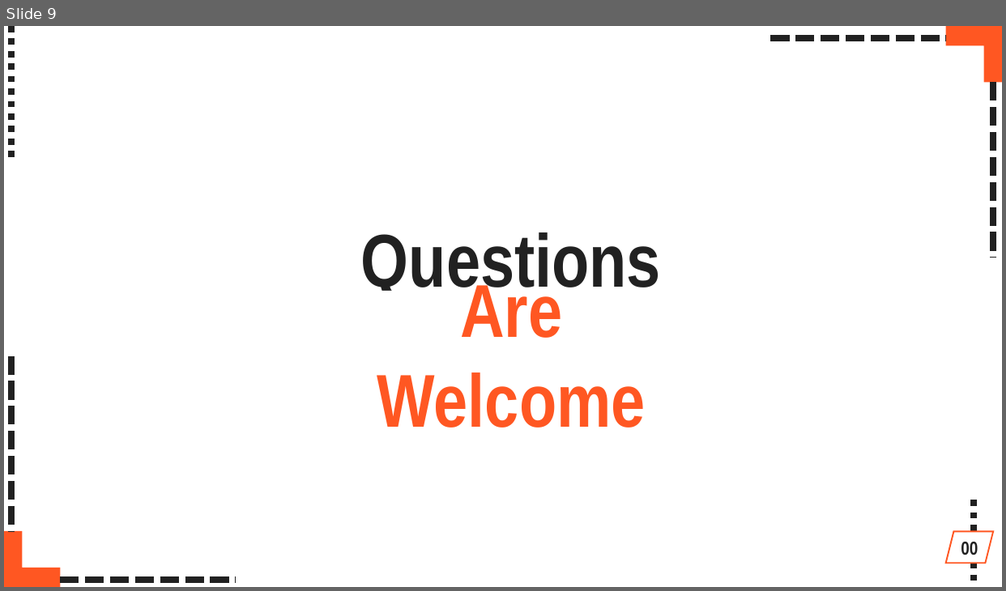
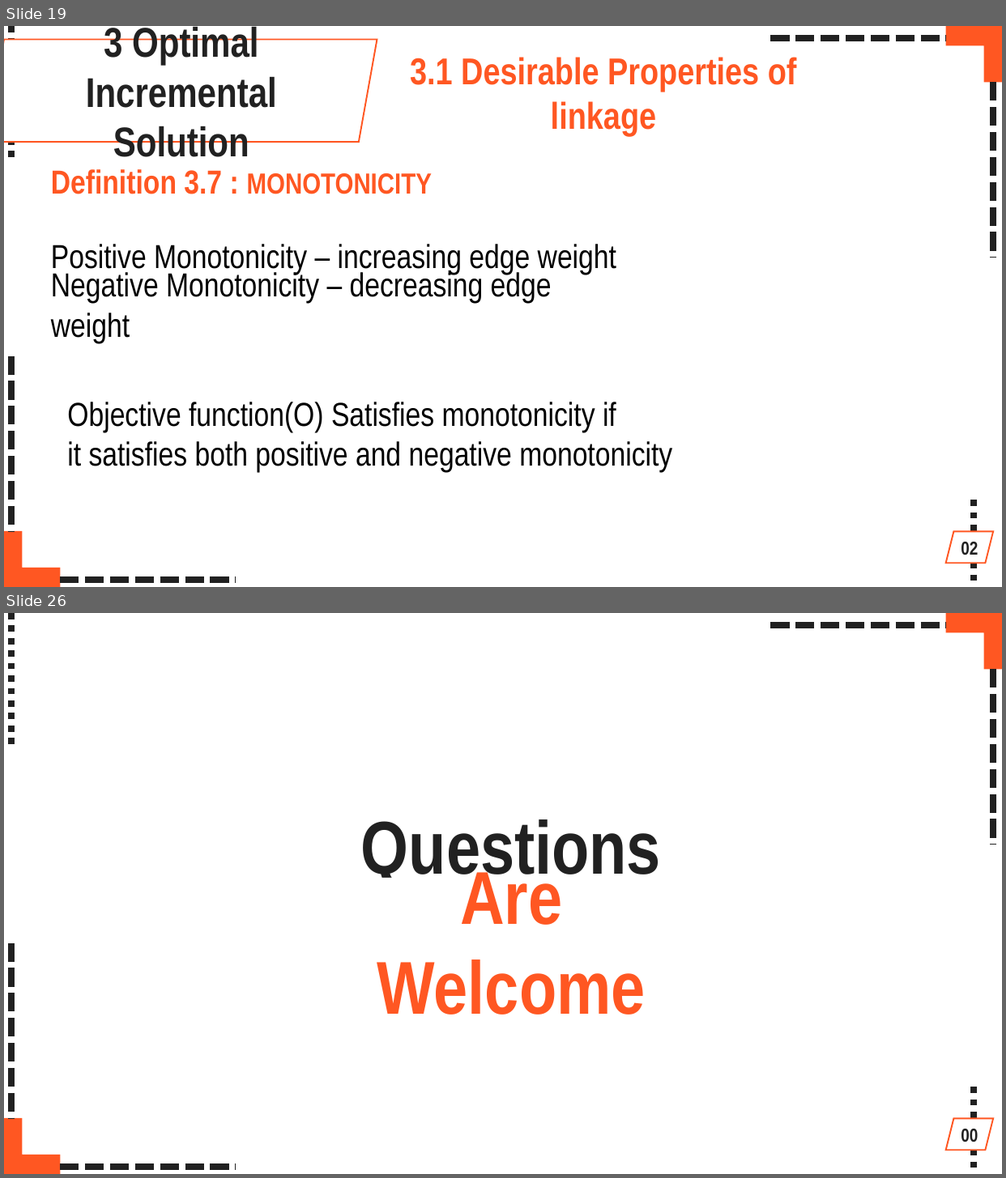
Before and after one commit to abirAbuAsim/incremental_record_linkage, a slide deck: C131001_Abir_April 13th,17.pptx. Shown one above the other, each under a label of ours: slide 9 before the commit, slides 19 and 26 after it; the slides between them are not shown. The pictures are 1006x591 and 1006x1178 pixels, drawn with LibreOffice and Linux fonts; fonts in the diff are those of the drawing. Boxes give left, top, right and bottom in pixels: in the first picture for what was removed or moved away, otherwise in the second. Text is boxed around its words. In the diff, an @@ line names an element or a change of style, - is before the commit and + after.

```diff
--- a/C131001_Abir_April 13th,17.pptx
+++ b/C131001_Abir_April 13th,17.pptx
@@ slide 19 added at bbox=[4, 26, 1002, 587], background #FFFFFF @@
@@ parallelogram added at bbox=[4, 40, 377, 142], fill #FFFFFF, outline #FF5722 1.5 pt, 40 pt, text #212121, bold @@
+3 Optimal Incremental Solution
@@ line added from (11, 26) to (11, 159), #212121 6 pt dashed @@
@@ line added from (770, 38) to (946, 38), #212121 6 pt dashed @@
@@ corner added at bbox=[946, 26, 1002, 82], fill #FF5722 @@
@@ text added at bbox=[410, 57, 797, 136], 36 pt, text #FF5722, bold @@
+3.1 Desirable Properties of linkage
@@ line added from (994, 82) to (994, 258), #212121 6 pt dashed @@
@@ text added at bbox=[51, 169, 432, 194], 32 pt, text #FF5722, bold @@
+Definition 3.7 : MONOTONICITY
@@ text added at bbox=[51, 244, 616, 275], 32 pt, text #000000 @@
+Positive Monotonicity – increasing edge weight
@@ text added at bbox=[51, 270, 552, 343], 32 pt, text #000000 @@
+Negative Monotonicity – decreasing edge weight
@@ line added from (11, 356) to (11, 531), #212121 6 pt dashed @@
@@ text added at bbox=[67, 402, 672, 472], 32 pt, text #000000 @@
+Objective function(O) Satisfies monotonicity if
+it satisfies both positive and negative monotonicity
@@ line added from (974, 500) to (974, 587), #212121 6 pt dashed @@
@@ corner added at bbox=[4, 531, 60, 587], fill #FF5722 @@
@@ parallelogram added at bbox=[946, 532, 993, 564], fill #FFFFFF, outline #FF5722 1.5 pt, 18 pt, text #212121, bold @@
+02
@@ line added from (60, 580) to (236, 580), #212121 6 pt dashed @@
@@ what was slide 9 is now slide 26 @@
```
Also in this commit, not shown: 3 slides changed, 16 other slides added, 20 other files.
